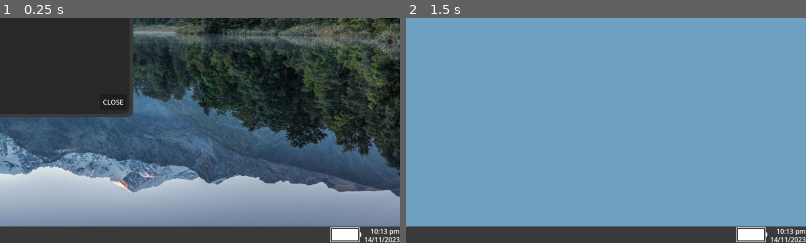
Above: before the commit, frames 1-2 (left to right).
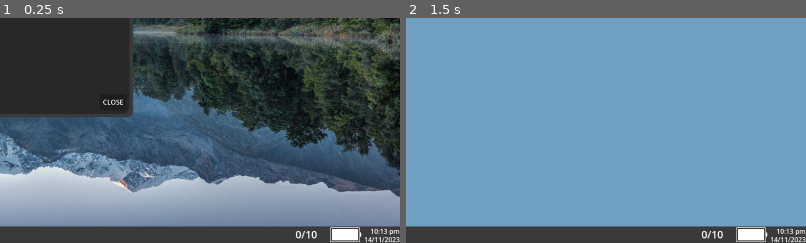
Above: after the commit, the same moments.

Repository: TheSteelCrow/SteelOS
Game: Godot game, scene res://Scenes/main_ui.tscn
The game is run twice, just before and just after one commit, with the same random seed, the same clock (stepped at 60 frames per second) and the same inputs.
Inputs (mouse positions are % of the whole screen's width and height, from its top left):
- Up to frame 1 (0.25 s): no input
- Up to frame 2 (1.5 s): click (6, 98) at 0.5 s; click (50, 43) at 1.27 s; type "Alex" at 1.35 s
The pictures show only the part of the screen within x 50-100%, y 50-100%; the shares and areas given below are measured in that part.

The runs differ from the first frame. In frame 1, 0.1% of the frame differs, in the area x 74-80%, y 94-99%; in frame 2, 0.1%.

Commit message:
19 07 24
Added task system

Diff:
--- a/Scenes/main_ui.tscn
+++ b/Scenes/main_ui.tscn
@@ -103,6 +103,54 @@
 [sub_resource type="StyleBoxFlat" id="StyleBoxFlat_np6of"]
 bg_color = Color(0.117647, 0.172549, 0.247059, 1)
 
+[sub_resource type="StyleBoxFlat" id="StyleBoxFlat_w5jo0"]
+bg_color = Color(0.152941, 0.478431, 0.152941, 1)
+corner_radius_top_left = 5
+corner_radius_top_right = 5
+corner_radius_bottom_right = 5
+corner_radius_bottom_left = 5
+
+[sub_resource type="StyleBoxFlat" id="StyleBoxFlat_34iu6"]
+bg_color = Color(0.223529, 0.709804, 0.227451, 1)
+corner_radius_top_left = 5
+corner_radius_top_right = 5
+corner_radius_bottom_right = 5
+corner_radius_bottom_left = 5
+
+[sub_resource type="StyleBoxFlat" id="StyleBoxFlat_7yu27"]
+bg_color = Color(0.113725, 0.372549, 0.113725, 1)
+corner_radius_top_left = 5
+corner_radius_top_right = 5
+corner_radius_bottom_right = 5
+corner_radius_bottom_left = 5
+
+[sub_resource type="StyleBoxFlat" id="StyleBoxFlat_pd5a5"]
+corner_radius_top_left = 5
+corner_radius_top_right = 5
+corner_radius_bottom_right = 5
+corner_radius_bottom_left = 5
+
+[sub_resource type="StyleBoxFlat" id="StyleBoxFlat_n8tbn"]
+bg_color = Color(0.478431, 0.152941, 0.152941, 1)
+corner_radius_top_left = 5
+corner_radius_top_right = 5
+corner_radius_bottom_right = 5
+corner_radius_bottom_left = 5
+
+[sub_resource type="StyleBoxFlat" id="StyleBoxFlat_1tlrf"]
+bg_color = Color(0.709804, 0.223529, 0.227451, 1)
+corner_radius_top_left = 5
+corner_radius_top_right = 5
+corner_radius_bottom_right = 5
+corner_radius_bottom_left = 5
+
+[sub_resource type="StyleBoxFlat" id="StyleBoxFlat_rxh7j"]
+bg_color = Color(0.372549, 0.113725, 0.113725, 1)
+corner_radius_top_left = 5
+corner_radius_top_right = 5
+corner_radius_bottom_right = 5
+corner_radius_bottom_left = 5
+
 [sub_resource type="StyleBoxFlat" id="StyleBoxFlat_4m7rj"]
 bg_color = Color(0.0941176, 0.160784, 0.337255, 1)
 
@@ -122,12 +170,6 @@
 
 [sub_resource type="StyleBoxFlat" id="StyleBoxFlat_3beqs"]
 bg_color = Color(0.14902, 0.243137, 0.447059, 1)
-corner_radius_top_left = 5
-corner_radius_top_right = 5
-corner_radius_bottom_right = 5
-corner_radius_bottom_left = 5
-
-[sub_resource type="StyleBoxFlat" id="StyleBoxFlat_pd5a5"]
 corner_radius_top_left = 5
 corner_radius_top_right = 5
 corner_radius_bottom_right = 5
@@ -613,6 +655,38 @@
 offset_bottom = 896.0
 theme_override_font_sizes/normal_font_size = 30
 text = "CONTENT"
+
+[node name="StartTaskButton" type="Button" parent="Mail/EmailViewer"]
+visible = false
+layout_mode = 0
+offset_left = 1568.0
+offset_top = 848.0
+offset_right = 1848.0
+offset_bottom = 912.0
+focus_mode = 0
+theme_override_colors/font_color = Color(1, 1, 1, 1)
+theme_override_font_sizes/font_size = 40
+theme_override_styles/normal = SubResource("StyleBoxFlat_w5jo0")
+theme_override_styles/hover = SubResource("StyleBoxFlat_34iu6")
+theme_override_styles/pressed = SubResource("StyleBoxFlat_7yu27")
+theme_override_styles/disabled = SubResource("StyleBoxFlat_pd5a5")
+text = "START"
+
+[node name="CancelTaskButton" type="Button" parent="Mail/EmailViewer"]
+visible = false
+layout_mode = 0
+offset_left = 1568.0
+offset_top = 848.0
+offset_right = 1848.0
+offset_bottom = 912.0
+focus_mode = 0
+theme_override_colors/font_color = Color(1, 1, 1, 1)
+theme_override_font_sizes/font_size = 40
+theme_override_styles/normal = SubResource("StyleBoxFlat_n8tbn")
+theme_override_styles/hover = SubResource("StyleBoxFlat_1tlrf")
+theme_override_styles/pressed = SubResource("StyleBoxFlat_rxh7j")
+theme_override_styles/disabled = SubResource("StyleBoxFlat_pd5a5")
+text = "CANCEL"
 
 [node name="TopBar" type="Panel" parent="Mail/EmailViewer"]
 layout_mode = 0
@@ -657,6 +731,7 @@
 text = "CLOSE"
 
 [node name="FileExplorer" type="Panel" parent="."]
+visible = false
 layout_mode = 0
 offset_left = 312.0
 offset_top = 192.0
@@ -967,6 +1042,17 @@
 tooltip_text = "TeamManager"
 texture_normal = ExtResource("27_ey8ij")
 
+[node name="Progress" type="RichTextLabel" parent="Taskbar"]
+layout_mode = 0
+offset_left = 1648.0
+offset_top = 2.0
+offset_right = 1744.0
+offset_bottom = 38.0
+theme_override_font_sizes/normal_font_size = 25
+bbcode_enabled = true
+text = "[center]0/10[/center]"
+scroll_active = false
+
 [node name="ErrorSpawner" type="Timer" parent="."]
 wait_time = 5.0
 
@@ -1202,6 +1288,8 @@
 [connection signal="button_up" from="Menu/ShutDown" to="." method="_on_shut_down_button_up"]
 [connection signal="button_up" from="SearchEngine/SearchButtonOnBar" to="SearchEngine" method="_on_search_button_on_bar_button_up"]
 [connection signal="button_up" from="SearchEngine/LineTwo/SearchButtonOnBar2" to="SearchEngine" method="_on_search_button_on_bar_button_up"]
+[connection signal="button_up" from="Mail/EmailViewer/StartTaskButton" to="Mail" method="_on_start_task_button_button_up"]
+[connection signal="button_up" from="Mail/EmailViewer/CancelTaskButton" to="Mail" method="_on_cancel_task_button_button_up"]
 [connection signal="button_up" from="Mail/EmailViewer/TopBar/CloseButton" to="Mail" method="_on_close_button_button_up"]
 [connection signal="cell_selected" from="FileExplorer/Folders" to="FileExplorer" method="_on_folders_cell_selected"]
 [connection signal="mouse_entered" from="FileExplorer/TopPanel" to="FileExplorer" method="_on_window_drag_bar_mouse_entered"]
--- a/Scripts/Battery.gd
+++ b/Scripts/Battery.gd
@@ -3,11 +3,13 @@
 var Bar
 var FullLength
 var PowerPercentage = 100
+var Taskbar
 
 # Called when the node enters the scene tree for the first time.
 func _ready():
 	Bar = get_node("Outline").get_node("Inner").get_node("Bar")
 	FullLength = Bar.size.x
+	Taskbar = get_parent()
 
 func UpdatePercentage():
 	if(PowerPercentage >= 0 and PowerPercentage <= 100):
@@ -19,5 +21,7 @@
 
 # Called every frame. 'delta' is the elapsed time since the previous frame.
 func _process(delta):
-	PowerPercentage -= 0.01
-	UpdatePercentage() # move out of process eventually
+	if(Taskbar.TaskActive == true):
+		print("battery dropping")
+		PowerPercentage -= 0.5 * delta
+		UpdatePercentage() # move out of process eventually
--- a/Scripts/Mail.gd
+++ b/Scripts/Mail.gd
@@ -10,13 +10,19 @@
 
 var IsFullscreen = true
 
-#	1 : ["Subject", "Content", "Sender", HasBeenRead],
+var Taskbar
+
+var StartTaskButton
+var CancelTaskButton
+
+#	1 : ["Subject", "Content", "Sender", HasBeenRead, IsTask],
 var LoadedEmails = {
 
 	1 : [
 	"Welcome",
 	"Welcome to the game! The game is in the early stages of development. Remember to read your emails, good luck!",
 	"CrowOS",
+	false,
 	false
 	],
 
@@ -24,6 +30,7 @@
 	"Congratulations!",
 	"Welcome to the company. I have some good news, you have been promoted! You are now one of my Elite™ Employees! Anyway get back to work! Now!\nPS: I'll be sending you tasks to do.",
 	"Boss",
+	false,
 	false
 	],
 
@@ -31,7 +38,8 @@
 	"Task #1",
 	"Your first task is simple, even a simple flat brained monkey like yourself can do it! First open the [Team Manager App Name] app, then choose which employees you will be firing. You have until your computer battery reaches 0%, if you don't finish the task in this time, I won't pay you.",
 	"Boss",
-	false
+	false,
+	true
 	]
 
 }
@@ -59,17 +67,42 @@
 	AlignInboxLines()
 
 func OpenEmail(Code):
+	if(LoadedEmails[Code][4] == true):
+		if(Taskbar.TaskActive == true):
+			StartTaskButton.hide()
+			CancelTaskButton.show()
+		elif(Taskbar.TaskActive == false):
+			StartTaskButton.show()
+			CancelTaskButton.hide()
+		get_node("EmailViewer/StartTaskButton").show()
+	else:
+		StartTaskButton.hide()
+		CancelTaskButton.hide()
+
 	EmailViewer.get_node("Content").text = LoadedEmails[Code][1]
 	EmailViewer.get_node("TopBar").get_node("SubjectLine").text = LoadedEmails[Code][0]
 	EmailViewer.get_node("TopBar").get_node("SenderLine").text = LoadedEmails[Code][2]
 	EmailViewer.show()
 	Inbox.hide()
 
+func _on_start_task_button_button_up():
+	Taskbar.TaskActive = true
+	StartTaskButton.hide()
+	CancelTaskButton.show()
+
+func _on_cancel_task_button_button_up():
+	Taskbar.TaskActive = false
+	StartTaskButton.show()
+	CancelTaskButton.hide()
+
 func _on_close_button_button_up():
 	EmailViewer.hide()
 	Inbox.show()
 
 func _ready():
+	StartTaskButton = get_node("EmailViewer/StartTaskButton")
+	CancelTaskButton = get_node("EmailViewer/CancelTaskButton")
+	Taskbar = get_parent().get_node("Taskbar")
 	InboxLinePrefab = preload("res://Prefabs/inbox_line.tscn")
 
 func AlignInboxLines():
--- a/Scripts/Taskbar.gd
+++ b/Scripts/Taskbar.gd
@@ -5,6 +5,15 @@
 var MainUI
 
 #var SystemTime = Time.get_time_dict_from_system()
+
+var TaskProgress = 0
+var TaskQuota = 10
+
+var ProgressText = "[center]%s/%s[/center]"
+
+@onready var Progress = $Progress
+
+var TaskActive = false
 
 # Called when the node enters the scene tree for the first time.
 func _ready():
@@ -19,6 +28,12 @@
 func _process(delta):
 	if(MainUI.ShuttingDown == true):
 		return
+	if(TaskActive == true):
+		Progress.show()
+		Progress.text = ProgressText % [TaskProgress, TaskQuota]
+
+	if(TaskProgress >= TaskQuota):
+		TaskActive = false
 
 	move_to_front()
 	var TimeText = get_node("TimeText")
--- a/Scripts/TeamManager.gd
+++ b/Scripts/TeamManager.gd
@@ -15,6 +15,8 @@
 var random = RandomNumberGenerator.new()
 
 var CanInteract = true
+
+var Taskbar
 
 func SetupRound():
 	RemoveOldCharacters()
@@ -53,15 +55,16 @@
 	var InfoOutput = get_node("BottomPanel" + CharacterNumber).get_node("Info")
 	var InfoInput = get_node("Character" + CharacterNumber)
 
-	var InfoUnformated = "%s is a%s %s employee who has worked at the company for %s %s year%s. %s is %s and has %s child%s."
+	var InfoUnformated = "%s is a%s %s employee who has worked at the company for %s %s year%s. %s is %s and %s %s child%s."
 
 	var Pronoun
 	var IncludeS = ""
 	var MakeChildrenPlural = "ren"
-	var NumberOfChildrenText
+	var NumberOfChildrenText = ""
 	random.randomize()
 	var RandomQualityWord = QualityWords[random.randi_range(0, QualityWords.size()-1)]
 	var IncludeN = ""
+	var ParentalStatusText
 
 	if(InfoInput.SexName == "Man"):
 		Pronoun = "He"
@@ -73,8 +76,13 @@
 
 	if(InfoInput.NumberOfChildren == 0):
 		NumberOfChildrenText = "no"
+		ParentalStatusText = "has"
 	else:
 		NumberOfChildrenText = str(InfoInput.NumberOfChildren)
+		if(InfoInput.SexName == "Man"):
+			ParentalStatusText = "is a father to"
+		elif(InfoInput.SexName == "Woman"):
+			ParentalStatusText = "is a mother to"
 
 	if(InfoInput.NumberOfChildren == 1):
 		MakeChildrenPlural = ""
@@ -83,7 +91,7 @@
 		IncludeN = "n"
 
 	random.randomize()
-	InfoOutput.text = InfoUnformated % [InfoInput.CharacterName, IncludeN, RandomQualityWord, ApproximationWords[random.randi_range(0, ApproximationWords.size()-1)], str(InfoInput.YearsOfWork), IncludeS, Pronoun, str(InfoInput.Age), NumberOfChildrenText, MakeChildrenPlural]
+	InfoOutput.text = InfoUnformated % [InfoInput.CharacterName, IncludeN, RandomQualityWord, ApproximationWords[random.randi_range(0, ApproximationWords.size()-1)], str(InfoInput.YearsOfWork), IncludeS, Pronoun, str(InfoInput.Age), ParentalStatusText, NumberOfChildrenText, MakeChildrenPlural]
 
 	#generate something good and something bad about them, eg they steal office supplies
 
@@ -102,16 +110,21 @@
 	SetupRound()
 
 func _ready():
+	Taskbar = get_parent().get_node("Taskbar")
+
 	var HireFireButtons = get_node("BottomPanel1").get_children()
 	HireFireButtons.append_array(get_node("BottomPanel2").get_children())
 
 	for HireFireButton in HireFireButtons:
 		if(HireFireButton.name.contains("Button")):
-			HireFireButton.button_up.connect(func():
-				if(CanInteract == true):
-					CanInteract = false
-					get_node("Character" + str(HireFireButton.name)[0]).get_node(ActivityType + "d").show()
-					print(HireFireButton.name)
-					await get_tree().create_timer(2).timeout
-					SetupRound()
-			)
+			HireFireButton.button_up.connect(func():HireFireButtonUp(HireFireButton))
+
+func HireFireButtonUp(HireFireButton):
+	if(CanInteract == true):
+		Taskbar.TaskProgress += 1
+
+		CanInteract = false
+		get_node("Character" + str(HireFireButton.name)[0]).get_node(ActivityType + "d").show()
+		print(HireFireButton.name)
+		await get_tree().create_timer(2).timeout
+		SetupRound()
--- a/Scripts/character_renderer.gd
+++ b/Scripts/character_renderer.gd
@@ -39,6 +39,8 @@
 		NumberOfChildren = 4
 	elif(RandomPercentage > 95 and RandomPercentage < 100):
 		NumberOfChildren = 5
+	else:
+		NumberOfChildren = 0
 
 	random.randomize()
 	var SexBinary = random.randi_range(0, 1) # it was pretty hard to find a variable name for this one
Not shown: 1 places in Scenes/main_ui.tscn that only renumber resources
